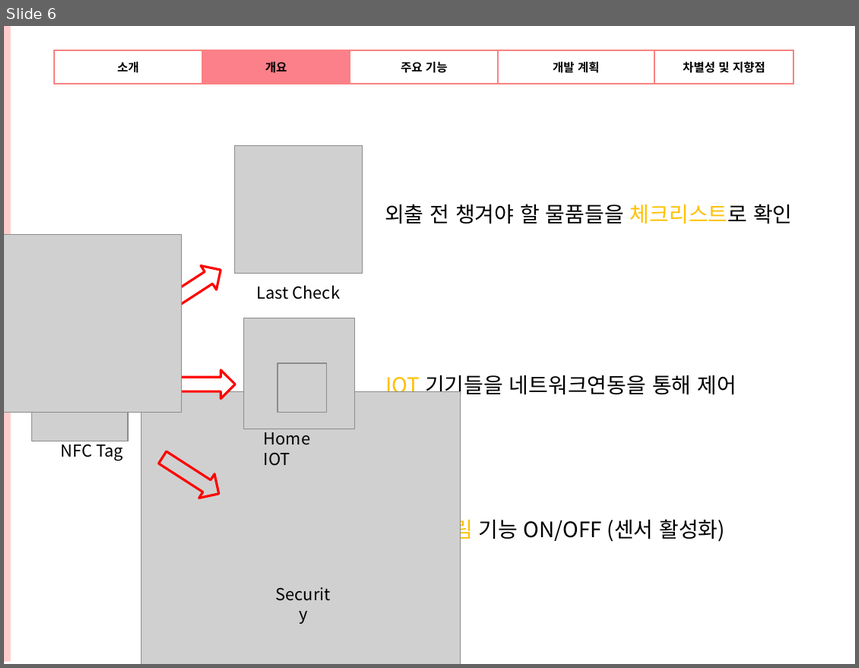
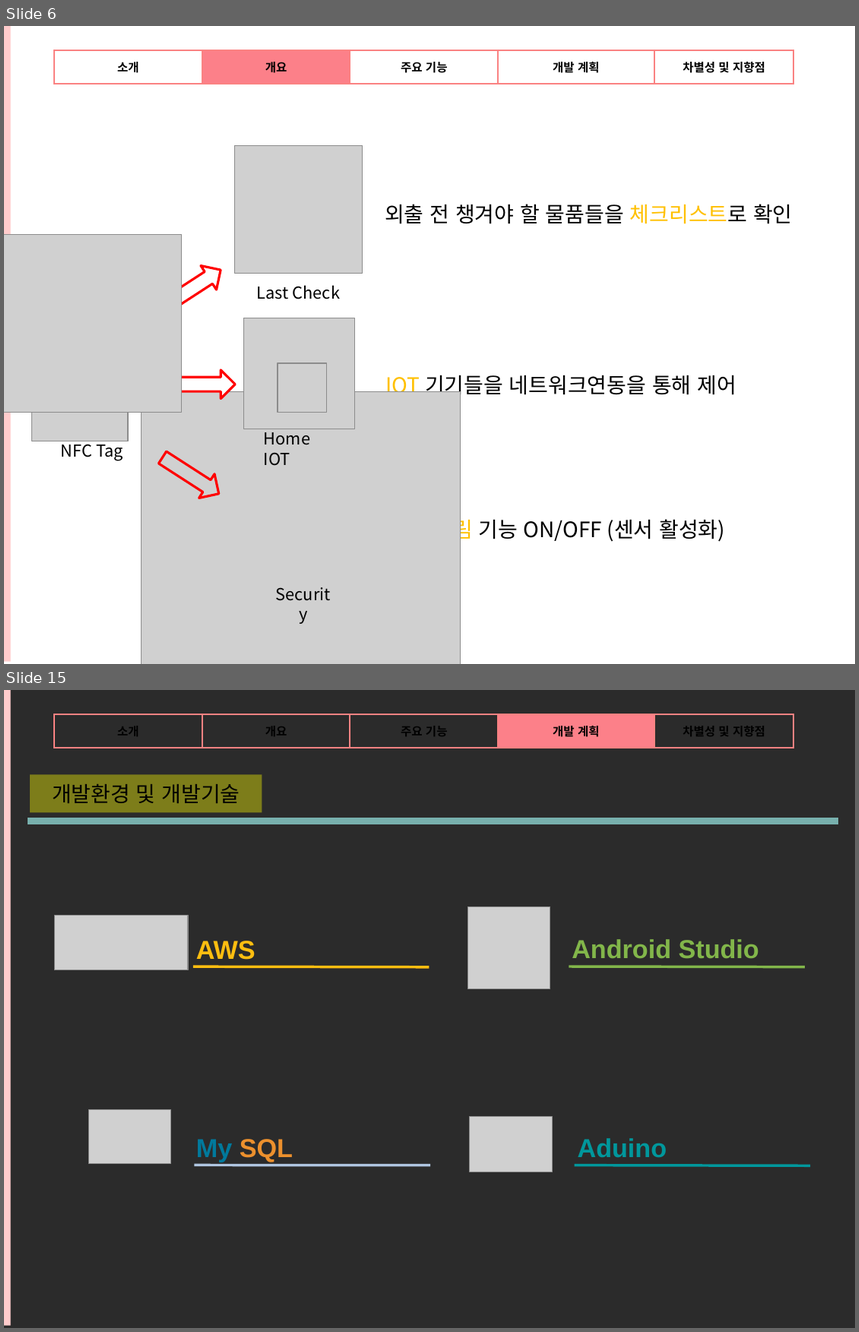
Before and after one commit to OriginalNetworkExperts/SystemConstruct, a slide deck: 시스템분석설계ppt.pptx. Shown one above the other, each under a label of ours: slide 6 before the commit, slides 6 and 15 after it; the slides between them are not shown. The pictures are 859x668 and 859x1332 pixels, drawn with LibreOffice and Linux fonts; fonts in the diff are those of the drawing; grey boxes stand for pictures; background and template pictures are left out; a plain dark background stands for a picture behind light text. Boxes give left, top, right and bottom in pixels: in the first picture for what was removed or moved away, otherwise in the second. Text is boxed around its words. In the diff, an @@ line names an element or a change of style, - is before the commit and + after.

```diff
--- a/시스템분석설계ppt.pptx
+++ b/시스템분석설계ppt.pptx
@@ slide 15 added at (x1=4, y1=690, x2=855, y2=1328), background picture (left out) @@
@@ rectangle added at (x1=4, y1=690, x2=11, y2=1326), fill #FFCCCC @@
@@ table added at (x1=54, y1=714, x2=855, y2=748), 1 rows, 6 columns @@
+소개 | 개요 | 주요 기능 | 개발 계획 | 차별성 및 지향점 | 
@@ rectangle added at (x1=30, y1=774, x2=262, y2=812), fill #FFFF00 at 39% opacity, 18 pt, text #000000 @@
+개발환경 및 개발기술
@@ line added from (28, 821) to (838, 821), #78B0AD 6 pt @@
@@ picture added at (x1=54, y1=916, x2=188, y2=971) @@
@@ picture added at (x1=468, y1=907, x2=550, y2=989) @@
@@ text added at (x1=572, y1=939, x2=759, y2=959), 22 pt, text #82B64A, bold @@
+Android Studio
@@ text added at (x1=196, y1=941, x2=256, y2=960), 22 pt, text #FEBE10, bold @@
+AWS
@@ line added from (193, 967) to (430, 967), #FEBE10 2.25 pt @@
@@ line added from (569, 967) to (805, 967), #82B64A 2.25 pt @@
@@ picture added at (x1=88, y1=1110, x2=171, y2=1164) @@
@@ picture added at (x1=470, y1=1116, x2=552, y2=1173) @@
@@ text added at (x1=196, y1=1139, x2=293, y2=1163), 22 pt, text #EC902D, bold @@
+My SQL
@@ text added at (x1=578, y1=1138, x2=667, y2=1157), 22 pt, text #00979C, bold @@
+Aduino
@@ line added from (195, 1165) to (430, 1166), #B0C6E1 2.25 pt @@
@@ line added from (574, 1166) to (811, 1166), #00979C 2.25 pt @@
```
Also in this commit, not shown: 11 slides changed, 7 other slides added.
